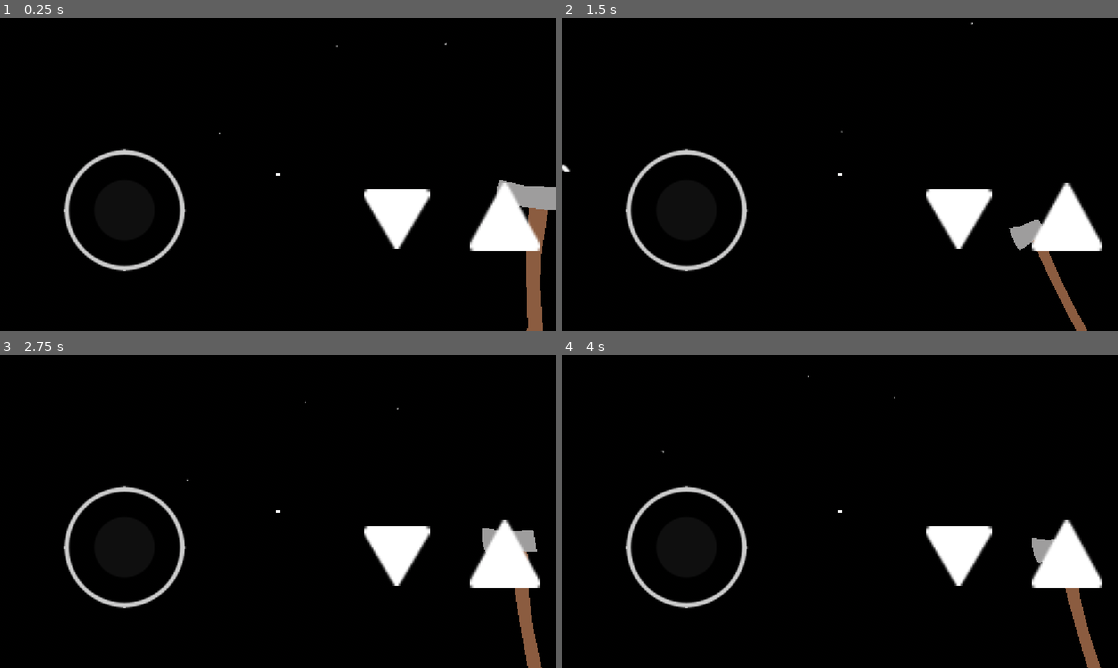
Above: before the commit, frames 1-4 (two rows, left to right).
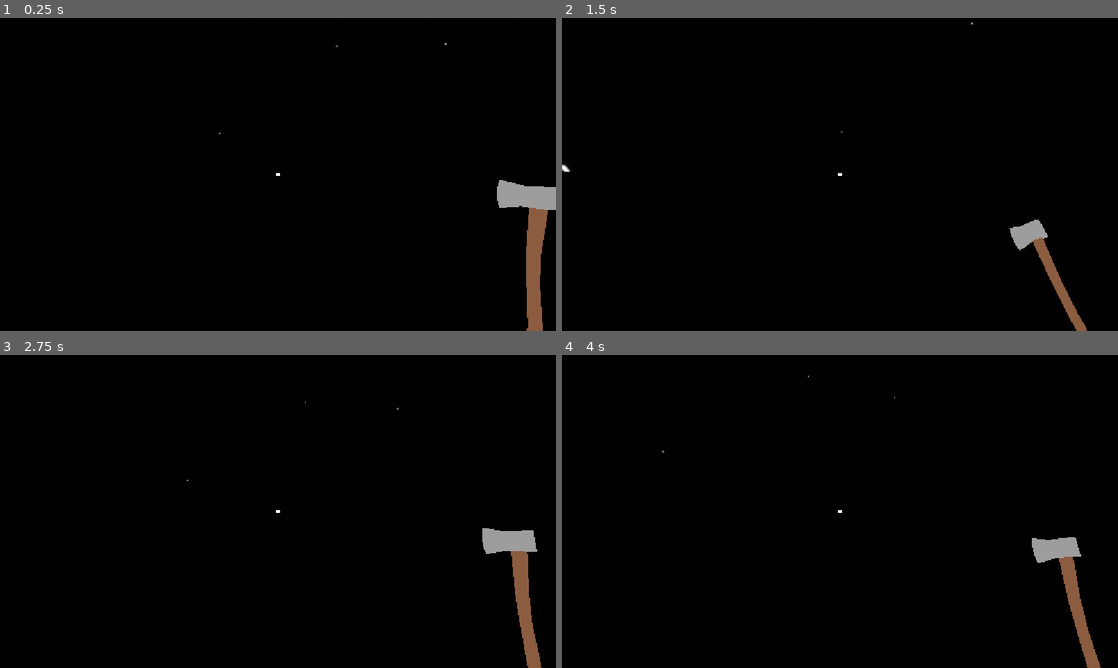
Above: after the commit, the same moments.

Repository: rayanplaygames9/save-the-space
Game: Godot game, scene res://scenes/space/space.tscn
Two runs of this game, one before a commit and one after it. Both use one fixed random seed, a clock stepped at 60 frames per second and the inputs below.
Inputs (mouse positions are in pixels of both pictures, inside the frame that each line leads up to):
- Up to frame 1 (0.25 s): no input
- Up to frame 2 (1.5 s): tap Enter at 0.5 s; move the mouse to (867, 174) at 0.52 s; press the mouse at (867, 174) at 0.53 s; hold W (forward) from 0.53 s (still down); tap Space (jump) at 0.77 s; move the mouse to (812, 174) at 1.27 s; release the mouse at (812, 174) at 1.28 s; click (812, 174) at 1.35 s
- Up to frame 3 (2.75 s): keep holding W (forward); tap Space (jump) at 1.52, 2 s; move the mouse to (289, 505) at 2.02 s; press the mouse at (289, 505) at 2.03 s
- Up to frame 4 (4 s): keep holding W (forward); move the mouse to (834, 517) at 2.77 s; release the mouse at (834, 517) at 2.78 s; click (834, 517) at 2.85 s; tap Space (jump) at 3.02, 3.77 s; tap Enter at 3.5 s; move the mouse to (878, 514) at 3.52 s; press the mouse at (878, 514) at 3.53 s

The runs differ from the first frame. In frame 1, 4.3% of the frame differs, in the area x 11-98%, y 41-81%; in frame 2, 4.3%; in frame 3, 4.3%; in frame 4, 4.3%.

Commit message:
add stats

Diff:
--- a/scripts/global.gd
+++ b/scripts/global.gd
@@ -6,3 +6,9 @@
 			DisplayServer.window_set_mode(DisplayServer.WINDOW_MODE_FULLSCREEN)
 		else:
 			DisplayServer.window_set_mode(DisplayServer.WINDOW_MODE_WINDOWED)
+
+func _ready() -> void:
+	if OS.has_feature("pc"):
+		get_tree().current_scene.get_node_or_null("Player").get_node_or_null("UI/TouchControls").hide()
+	if OS.has_feature("mobile"):
+		get_tree().current_scene.get_node_or_null("Player").get_node_or_null("UI/TouchControls").show()
--- /dev/null
+++ b/scripts/stats.gd
@@ -0,0 +1,2 @@
+extends Resource
+class_name Stats
Not shown, added: scripts/stats.gd.uid
